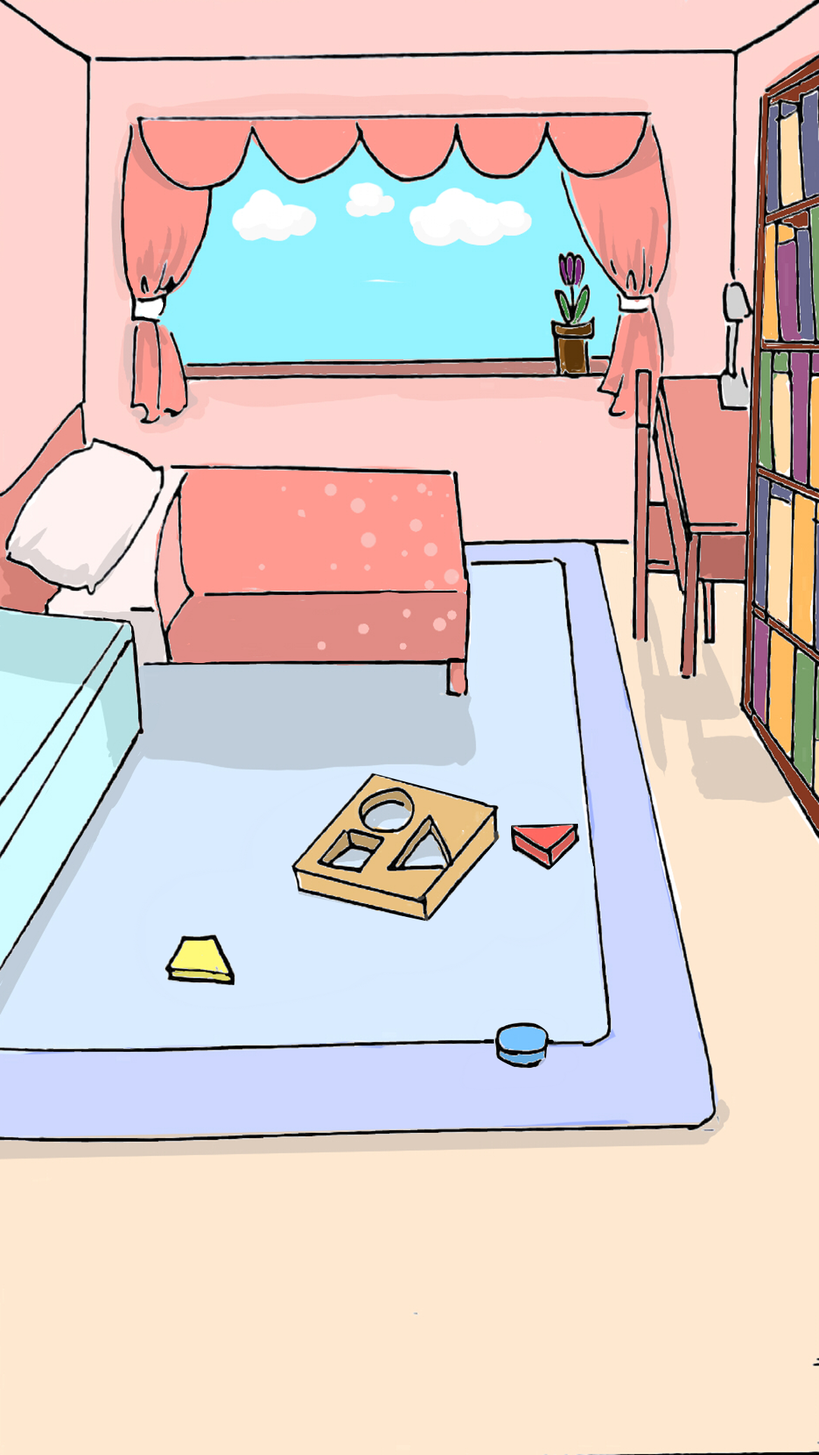
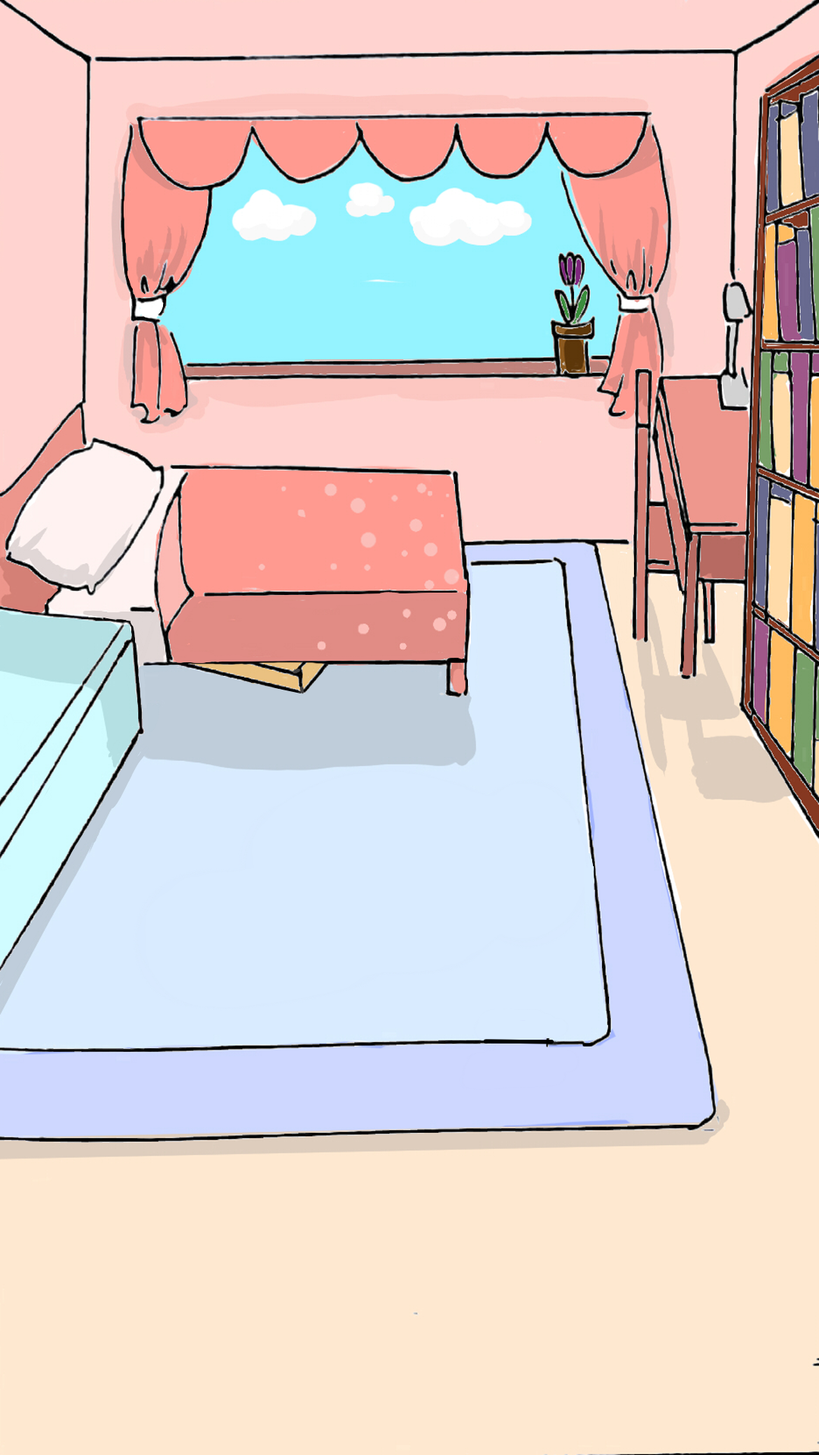
Layered file, before and after one edit (819px x 1455px). Changes by layer:
hid "圖層 4" over [left=163, top=933, right=236, bottom=986]
hid "圖層 3" over [left=493, top=1022, right=549, bottom=1069]
hid "圖層 2" over [left=510, top=823, right=580, bottom=871]
added layer "圖層 5" above "圖層 1" over [left=174, top=661, right=330, bottom=695]
hid "圖層 1" over [left=290, top=773, right=500, bottom=922]
